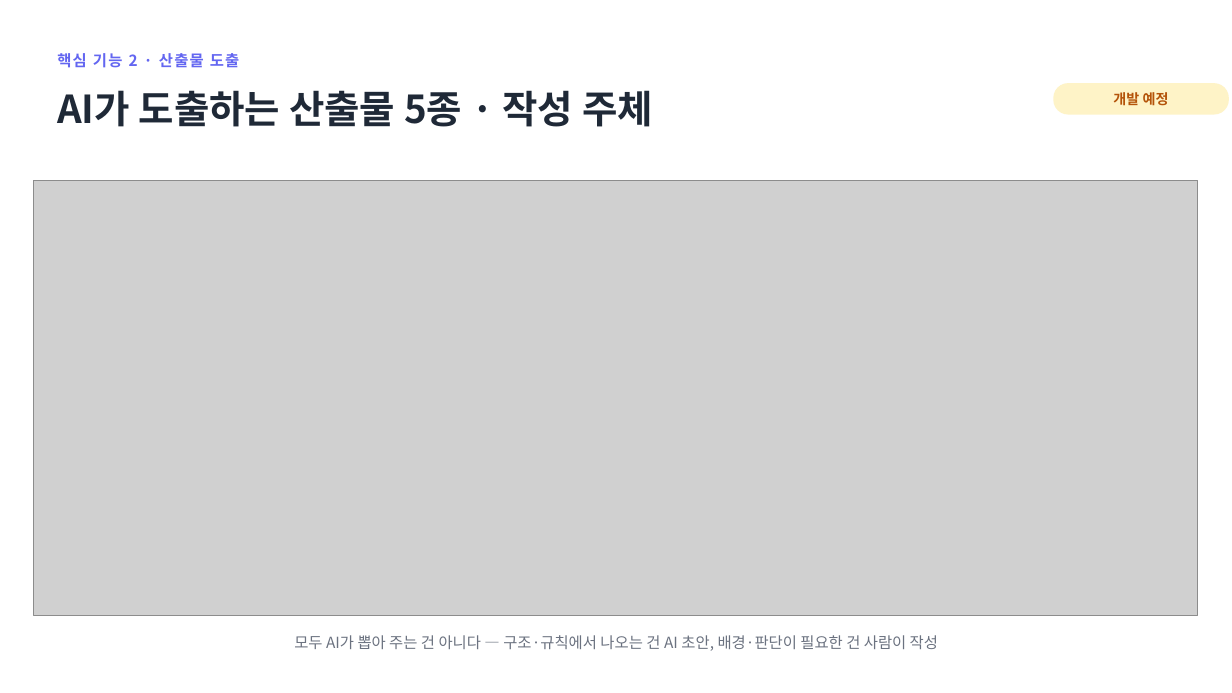
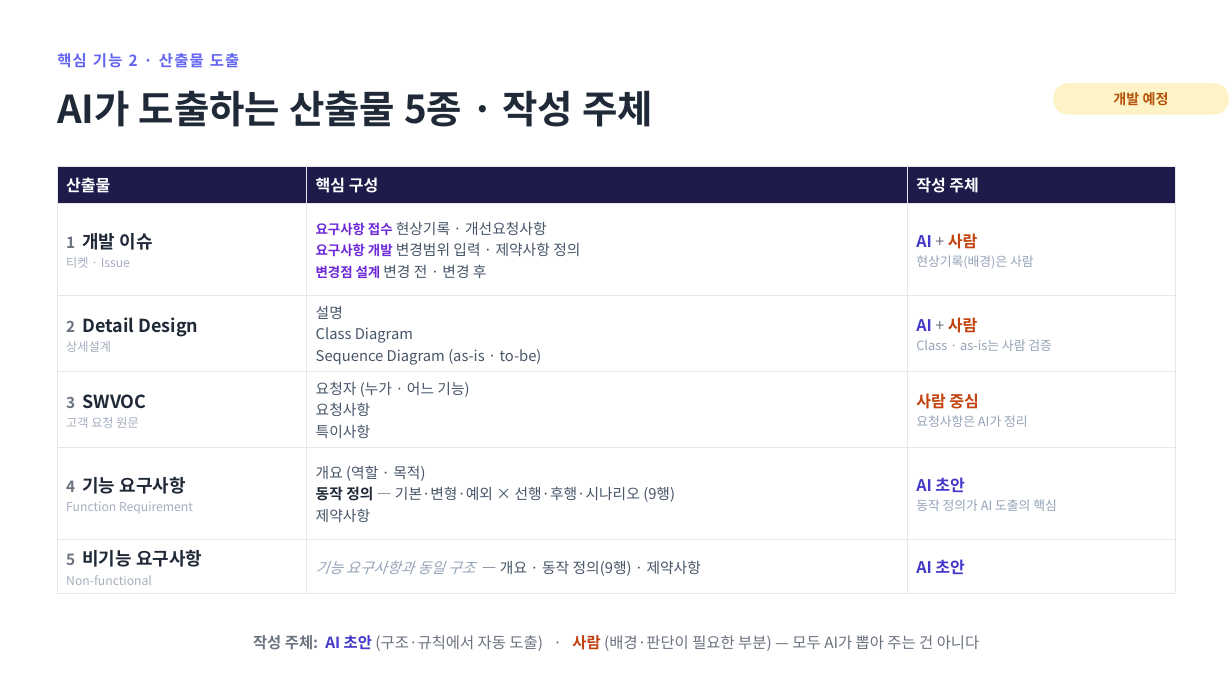
Before and after one commit to jihunhan98/semes-superrookie, a slide deck: slide 11 of docs/진행공유_요구사항자동화.pptx. Drawn at 1232x693 pixels with LibreOffice and Linux fonts; fonts in the diff are those of the drawing; grey boxes stand for pictures. Boxes give left, top, right and bottom in pixels: in the first picture for what was removed or moved away, otherwise in the second. Text is boxed around its words. In the diff, an @@ line names an element or a change of style, - is before the commit and + after.

```diff
--- a/docs/진행공유_요구사항자동화.pptx
+++ b/docs/진행공유_요구사항자동화.pptx
@@ table added at [57,166,1176,589], 6 rows, 3 columns @@
+산출물 | 핵심 구성 | 작성 주체
+1 개발 이슈 / 티켓 · Issue | 요구사항 접수 현상기록 · 개선요청사항 / 요구사항 개발 변경범위 입력 · 제약사항 정의 / 변경점 설계 변경 전 · 변경 후 | AI + 사람 / 현상기록(배경)은 사람
+2 Detail Design / 상세설계 | 설명 / Class Diagram / Sequence Diagram (as-is · to-be) | AI + 사람 / Class · as-is는 사람 검증
+3 SWVOC / 고객 요청 원문 | 요청자 (누가 · 어느 기능) / 요청사항 / 특이사항 | 사람 중심 / 요청사항은 AI가 정리
+4 기능 요구사항 / Function Requirement | 개요 (역할 · 목적) / 동작 정의 — 기본·변형·예외 × 선행·후행·시나리오 (9행) / 제약사항 | AI 초안 / 동작 정의가 AI 도출의 핵심
+5 비기능 요구사항 / Non-functional | 기능 요구사항과 동일 구조 — 개요 · 동작 정의(9행) · 제약사항 | AI 초안
@@ picture removed at [33,180,1198,616] @@
@@ text at [253,635,979,651]: text changed @@
-모두 AI가 뽑아 주는 건 아니다 — 구조·규칙에서 나오는 건 AI 초안, 배경·판단이 필요한 건 사람이 작성
+작성 주체: AI 초안 (구조·규칙에서 자동 도출) · 사람 (배경·판단이 필요한 부분) — 모두 AI가 뽑아 주는 건 아니다
```
